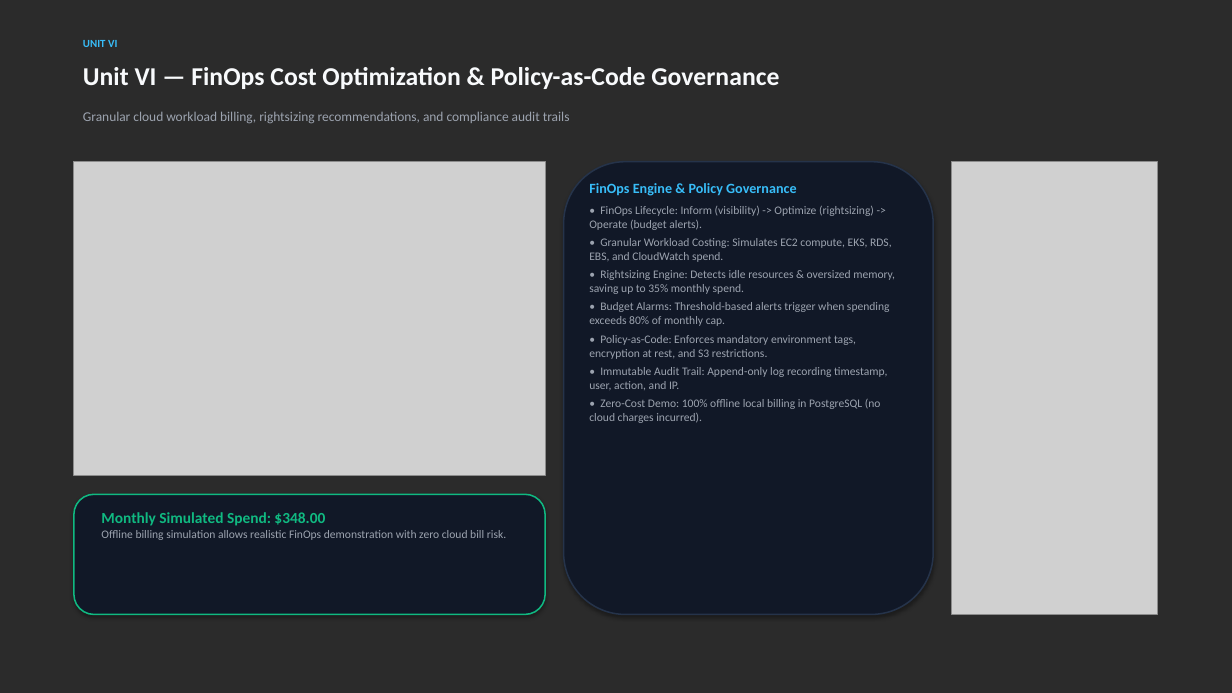
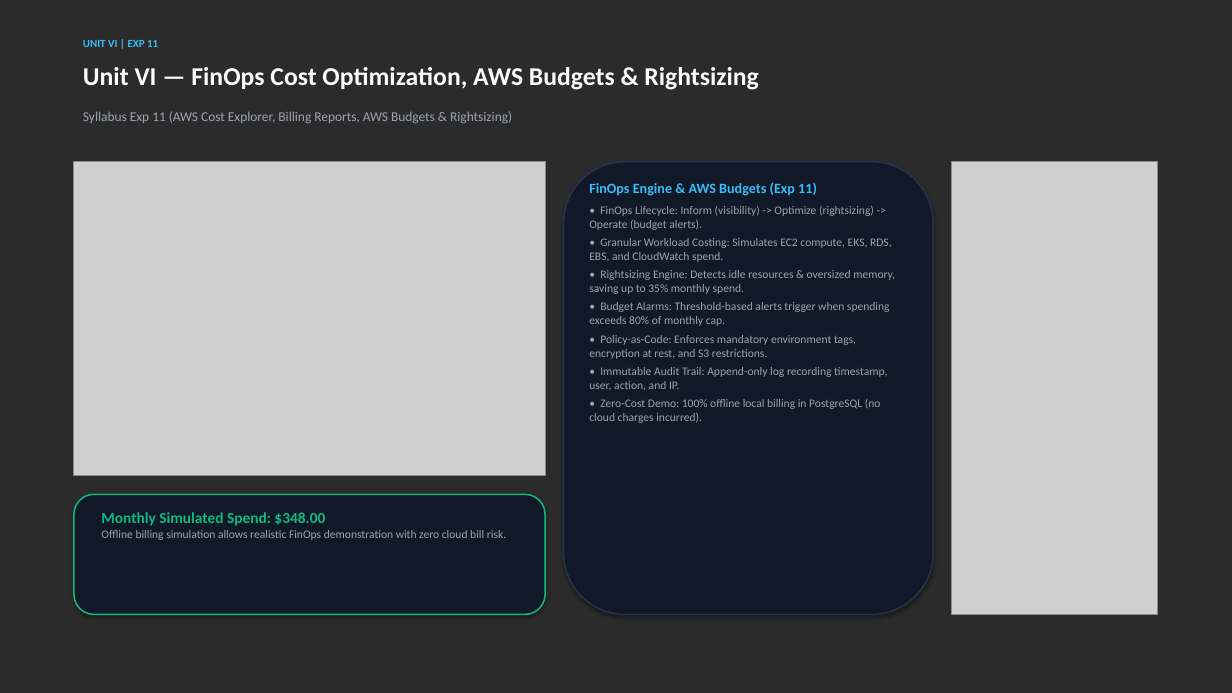
Before and after one commit to phanindra267/DevOps-WebApp, a slide deck: slide 11 of CloudOps_Sentinel_INT378_Presentation.pptx. Drawn at 1232x693 pixels with LibreOffice and Linux fonts; fonts in the diff are those of the drawing; grey boxes stand for pictures; background and template pictures are left out; a plain dark background stands for a picture behind light text. Boxes give left, top, right and bottom in pixels: in the first picture for what was removed or moved away, otherwise in the second. Text is boxed around its words. In the diff, an @@ line names an element or a change of style, - is before the commit and + after.

Commit message:
feat(syllabus): implement all 11 practical experiments for Session 2026-27

```diff
--- a/CloudOps_Sentinel_INT378_Presentation.pptx
+++ b/CloudOps_Sentinel_INT378_Presentation.pptx
@@ text at [83,40,158,47]: text changed @@
-UNIT VI
+UNIT VI | EXP 11
@@ text at [83,67,758,90]: text changed @@
-Unit VI — FinOps Cost Optimization & Policy-as-Code Governance
+Unit VI — FinOps Cost Optimization, AWS Budgets & Rightsizing
@@ text at [83,111,512,123]: text changed @@
-Granular cloud workload billing, rightsizing recommendations, and compliance audit trails
+Syllabus Exp 11 (AWS Cost Explorer, Billing Reports, AWS Budgets & Rightsizing)
@@ text at [589,182,817,196]: text changed @@
-FinOps Engine & Policy Governance
+FinOps Engine & AWS Budgets (Exp 11)
```
Also in this commit, not shown: 7 other slides changed, 12 other files.
